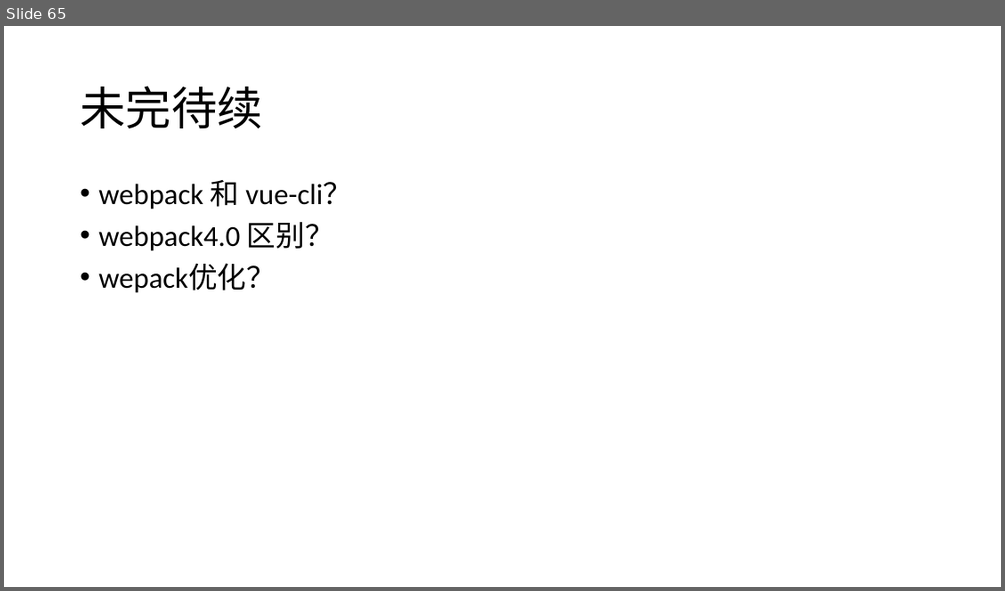
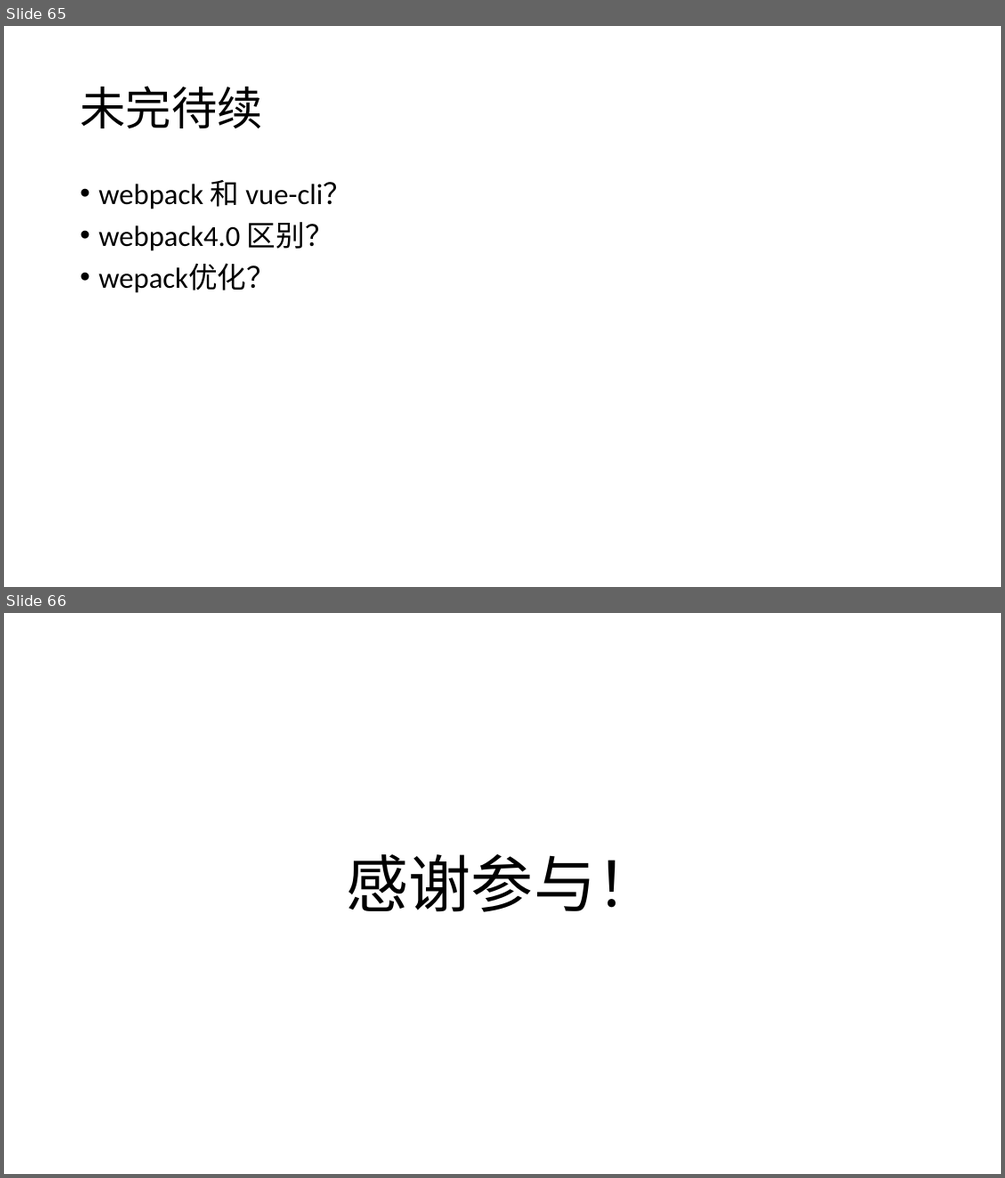
Before and after one commit to Cohen-Wang/workbench, a slide deck: cloud/webpack-ppt/培训 - webpack.pptx. Shown one above the other, each under a label of ours: slide 65 before the commit, slides 65 and 66 after it. The pictures are 1005x591 and 1005x1178 pixels, drawn with LibreOffice and Linux fonts; fonts in the diff are those of the drawing. Boxes give left, top, right and bottom in pixels: in the first picture for what was removed or moved away, otherwise in the second. Text is boxed around its words. In the diff, an @@ line names an element or a change of style, - is before the commit and + after.

```diff
--- a/cloud/webpack-ppt/培训 - webpack.pptx
+++ b/cloud/webpack-ppt/培训 - webpack.pptx
@@ slide 66 added at (4,613,1001,1174), background #FFFFFF @@
@@ text added at (347,854,658,912), 60 pt, text #000000 @@
+感谢参与！
```
Also in this commit, not shown: 2 slides changed, 1 other file.
